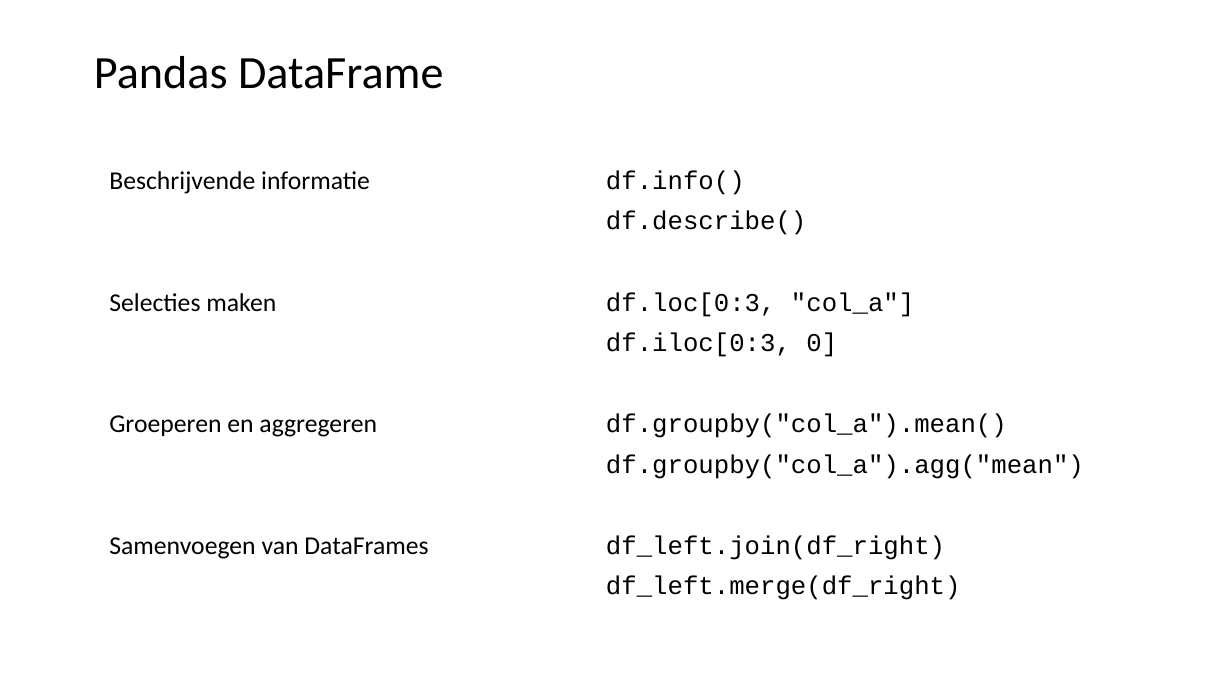
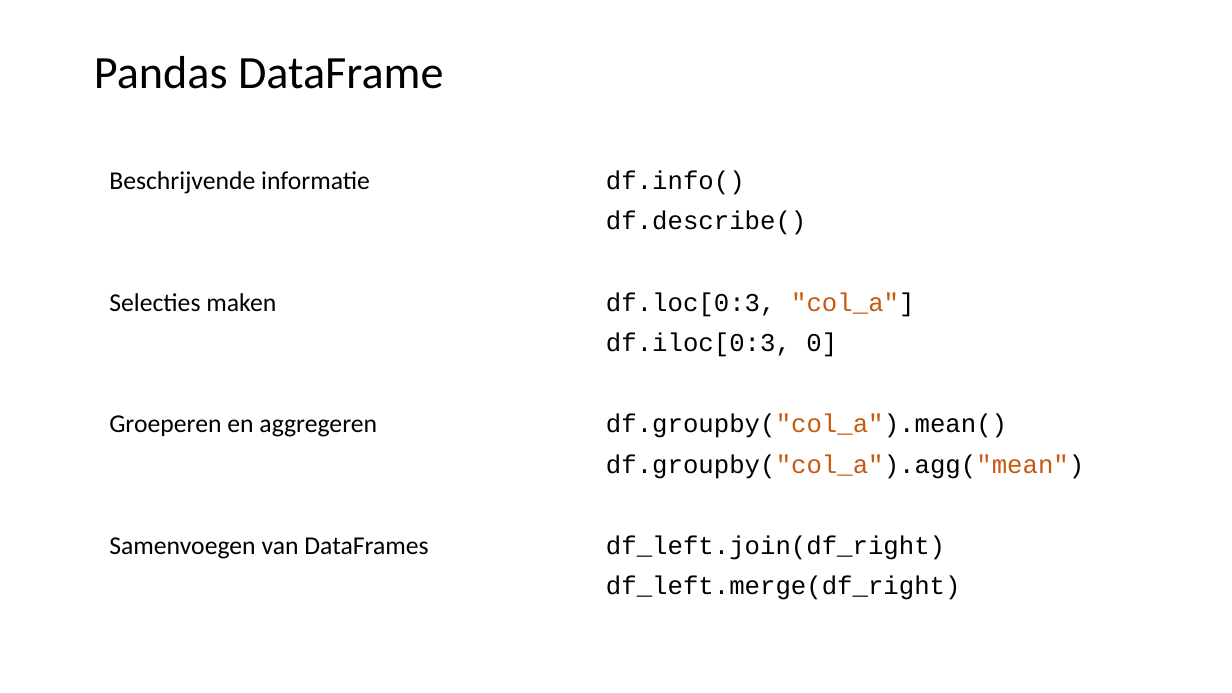
Before and after one commit to LFKoning/knowledge-sharing, a slide deck: slide 10 of python_trainees/3_pandas_plotting/python_traineeship_3.pptx. Drawn at 1232x693 pixels with LibreOffice and Linux fonts; fonts in the diff are those of the drawing. Boxes give left, top, right and bottom in pixels: in the first picture for what was removed or moved away, otherwise in the second. Text is boxed around its words. In the diff, an @@ line names an element or a change of style, - is before the commit and + after.

```diff
--- a/python_trainees/3_pandas_plotting/python_traineeship_3.pptx
+++ b/python_trainees/3_pandas_plotting/python_traineeship_3.pptx
@@ text at [606,292,1084,479]: text colour #000000 to #C55A11 in ""col_a"]", "df.groupby("col_a").mean()", "df.groupby("col_a").agg("mean")" @@
```
Also in this commit, not shown: 9 other slides changed, 2 other files.
